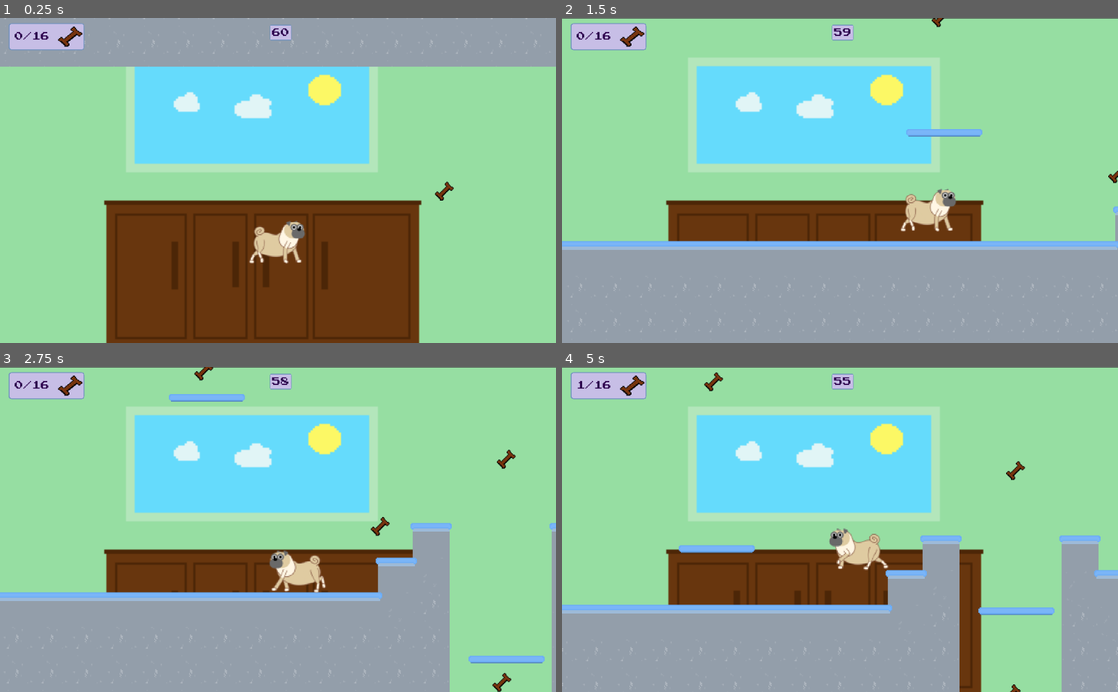
Above: before the commit, frames 1-4 (two rows, left to right).
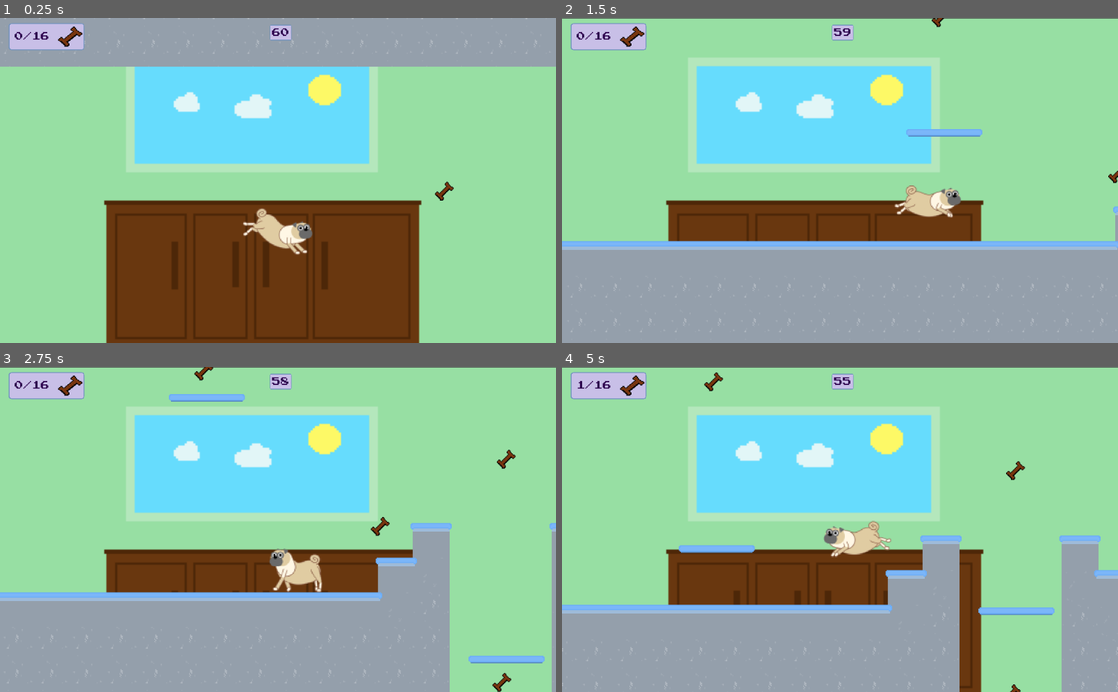
Above: after the commit, the same moments.

Repository: jakeparmstrong/Project-Ted
Game: Godot game, scene res://Levels/Kitchen/Kitchen.tscn
The game is run twice, just before and just after one commit, with the same random seed, the same clock (stepped at 60 frames per second) and the same inputs.
Inputs:
- Up to frame 1 (0.25 s): no input
- Up to frame 2 (1.5 s): hold Space (player_jump) 0.53-1.28 s; hold Right (ui_right) from 0.53 s (still down); tap Space (player_jump) at 1.35 s
- Up to frame 3 (2.75 s): tap Space (player_jump) at 1.52, 1.82 s; release Right (ui_right) at 2.03 s; hold Left (ui_left) from 2.03 s (still down); hold Space (player_jump) from 2.03 s (still down)
- Up to frame 4 (5 s): release Left (ui_left) at 2.78 s; release Space (player_jump) at 2.78 s; hold Right (ui_right) 2.78-4.28 s; tap Space (player_jump) at 2.85, 3.02, 3.32, 4.35, 4.52, 4.82 s; hold Space (player_jump) 3.53-4.28 s; hold Left (ui_left) from 4.28 s (still down)

The runs differ from the first frame. In frame 1, 1.0% of the frame differs, in the area x 43-57%, y 58-76%; in frame 2, 0.8%; in frame 3, 0.4%; in frame 4, 0.9%.

Commit message:
added player state machine and jump animation

Diff:
--- a/Levels/Kitchen/MovingPlatform.tscn
+++ b/Levels/Kitchen/MovingPlatform.tscn
@@ -21,8 +21,10 @@
 
 [node name="StaticBody2D" type="StaticBody2D" parent="TileMap"]
 scale = Vector2( 25.5765, 0.746845 )
+collision_layer = 3
 
 [node name="CollisionShape2D" type="CollisionShape2D" parent="TileMap/StaticBody2D"]
 position = Vector2( 0, 9.37276 )
-scale = Vector2( 1, 1 )
+rotation = -6.28318
 shape = SubResource( 1 )
+one_way_collision_margin = 4.7
--- a/Ted/Ted.gd
+++ b/Ted/Ted.gd
@@ -12,10 +12,18 @@
 var allow_jump = true
 var max_jump_length_s = 1.5
 var has_landed = true
+var state
 
 onready var JumpSound = get_node("JumpSound")
 onready var PlopSound = get_node("PlopSound")
 
+enum state_list{
+	idle,
+	walking,
+	windup,
+	jumping,
+	falling,
+}
 
 func _ready() -> void:
 	moving_right = true
@@ -23,44 +31,58 @@
 func get_input(delta):
 	if Input.is_action_just_pressed("ui_pause"):
 		emit_signal("pause_game")
-	if Input.is_action_pressed("ui_right"):
+	if Input.is_action_pressed("player_walk_right"):
+		if state == state_list.idle:
+			state = state_list.walking
+			$AnimatedSprite.play("ted_walks")
 		moving_right = true
 		if velocity.x < walk_speed:
 			velocity.x += walk_accel * delta
-		$AnimatedSprite.play("ted_walks")
-	elif Input.is_action_pressed("ui_left"):
+	elif Input.is_action_pressed("player_walk_left"):
+		if state == state_list.idle:
+			state = state_list.walking
+			$AnimatedSprite.play("ted_walks")
 		moving_right = false
-		$AnimatedSprite.play("ted_walks")
 		if velocity.x > -walk_speed:
 			velocity.x -= walk_accel * delta
 	else:
-		$AnimatedSprite.play("ted_stands")
 		if velocity.x != 0:
-			velocity.x /= 10
+			velocity.x /=  1.5
+		if state == state_list.walking:
+			state = state_list.idle
+			$AnimatedSprite.play("ted_stands")
+	if Input.is_action_pressed("player_jump") and jump_button_timer < 0.2 and allow_jump:
+		if Input.is_action_just_pressed("player_jump"):
+			if state == state_list.idle or state == state_list.walking:
+				state = state_list.windup
+				$AnimatedSprite.play("ted_jump_windup")
+				JumpSound.play()
+		jump_button_timer += delta
+		velocity.y -= gravity_scale * (jump_multiplier - 1)
+	if is_on_floor() and !Input.is_action_pressed("player_jump"):
+		allow_jump = true
+		jump_button_timer = 0
+	if jump_button_timer > max_jump_length_s:
+		allow_jump = false
+	if !is_on_floor() and !Input.is_action_pressed("player_jump"):
+		allow_jump = false
 	if not moving_right:
 		$AnimatedSprite.set_flip_h(true)
 	else:
 		$AnimatedSprite.set_flip_h(false)
-	if Input.is_action_pressed("player_jump") and jump_button_timer < 0.2 and allow_jump:
-		if Input.is_action_just_pressed("player_jump"):
-			JumpSound.play()
-		jump_button_timer += delta
-		velocity.y -= gravity_scale * (jump_multiplier - 1)
-	if jump_button_timer > max_jump_length_s:
-		allow_jump = false
-	if !is_on_floor() and !Input.is_action_pressed("player_jump"):
-		allow_jump = false
-	if just_landed():
-		PlopSound.play()
-
 
 func _physics_process(delta: float) -> void:
 	velocity.y = gravity_scale
 	get_input(delta)
+# warning-ignore:return_value_discarded
 	move_and_slide(velocity, Vector2(0, -1))
-	if is_on_floor() and !Input.is_action_pressed("player_jump"):
-		allow_jump = true
-		jump_button_timer = 0
+	if just_landed():
+		state = state_list.idle
+		$AnimatedSprite.play("ted_stands")
+		PlopSound.play()
+	if !is_on_floor() and velocity.y > 0:
+		state = state_list.falling
+		$AnimatedSprite.play("ted_falling")
 
 func just_landed():
 	var retVal = false
@@ -70,3 +92,8 @@
 	if !is_on_floor():
 		has_landed = false
 	return retVal
+
+func _on_AnimatedSprite_animation_finished() -> void:
+	if state == state_list.windup:
+		state = state_list.jumping
+		$AnimatedSprite.play("ted_jump_up")
--- a/Ted/Ted.tscn
+++ b/Ted/Ted.tscn
@@ -1,5 +1,6 @@
-[gd_scene load_steps=16 format=2]
+[gd_scene load_steps=31 format=2]
 
+[ext_resource path="res://Ted/TedJump/TED JUMP/JUMP_020.png" type="Texture" id=1]
 [ext_resource path="res://Ted/Ted.gd" type="Script" id=2]
 [ext_resource path="res://Audio/jump.wav" type="AudioStream" id=3]
 [ext_resource path="res://Audio/plop.wav" type="AudioStream" id=4]
@@ -13,6 +14,20 @@
 [ext_resource path="res://Ted/TedWalk/TED WALK/TED_WALK_06.png" type="Texture" id=12]
 [ext_resource path="res://Ted/TedWalk/TED WALK/TED_WALK_07.png" type="Texture" id=13]
 [ext_resource path="res://Ted/TedWalk/TED WALK/TED_WALK_09.png" type="Texture" id=14]
+[ext_resource path="res://Ted/TedJump/TED JUMP/JUMP_023.png" type="Texture" id=15]
+[ext_resource path="res://Ted/TedJump/TED JUMP/JUMP_024.png" type="Texture" id=16]
+[ext_resource path="res://Ted/TedJump/TED JUMP/JUMP_028.png" type="Texture" id=17]
+[ext_resource path="res://Ted/TedJump/TED JUMP/JUMP_018.png" type="Texture" id=18]
+[ext_resource path="res://Ted/TedJump/TED JUMP/JUMP_021.png" type="Texture" id=19]
+[ext_resource path="res://Ted/TedJump/TED JUMP/JUMP_017.png" type="Texture" id=20]
+[ext_resource path="res://Ted/TedJump/TED JUMP/JUMP_025.png" type="Texture" id=21]
+[ext_resource path="res://Ted/TedJump/TED JUMP/JUMP_026.png" type="Texture" id=22]
+[ext_resource path="res://Ted/TedJump/TED JUMP/JUMP_019.png" type="Texture" id=23]
+[ext_resource path="res://Ted/TedJump/TED JUMP/JUMP_029.png" type="Texture" id=24]
+[ext_resource path="res://Ted/TedJump/TED JUMP/JUMP_022.png" type="Texture" id=25]
+[ext_resource path="res://Ted/TedJump/TED JUMP/JUMP_027.png" type="Texture" id=26]
+[ext_resource path="res://Ted/TedJump/TED JUMP/JUMP_016.png" type="Texture" id=27]
+[ext_resource path="res://Ted/TedJump/TED JUMP/JUMP_030.png" type="Texture" id=28]
 
 [sub_resource type="CapsuleShape2D" id=1]
 radius = 0.928609
@@ -23,17 +38,33 @@
 "frames": [ ExtResource( 6 ), ExtResource( 11 ), ExtResource( 7 ), ExtResource( 8 ), ExtResource( 5 ), ExtResource( 12 ), ExtResource( 13 ), ExtResource( 10 ), ExtResource( 14 ), ExtResource( 9 ) ],
 "loop": true,
 "name": "ted_walks",
-"speed": 5.0
+"speed": 45.0
 }, {
 "frames": [ ExtResource( 8 ) ],
-"loop": true,
+"loop": false,
 "name": "ted_stands",
-"speed": 10.0
+"speed": 1.0
+}, {
+"frames": [ ExtResource( 16 ), ExtResource( 21 ), ExtResource( 22 ), ExtResource( 26 ), ExtResource( 17 ), ExtResource( 24 ), ExtResource( 28 ) ],
+"loop": false,
+"name": "ted_falling",
+"speed": 35.0
+}, {
+"frames": [ ExtResource( 27 ), ExtResource( 20 ), ExtResource( 18 ) ],
+"loop": false,
+"name": "ted_jump_windup",
+"speed": 35.0
+}, {
+"frames": [ ExtResource( 23 ), ExtResource( 1 ), ExtResource( 19 ), ExtResource( 25 ), ExtResource( 15 ) ],
+"loop": false,
+"name": "ted_jump_up",
+"speed": 35.0
 } ]
 
 [node name="Ted" type="KinematicBody2D" groups=[
 "player",
 ]]
+collision_mask = 3
 script = ExtResource( 2 )
 __meta__ = {
 "_edit_group_": true
@@ -45,17 +76,19 @@
 shape = SubResource( 1 )
 
 [node name="AnimatedSprite" type="AnimatedSprite" parent="."]
+position = Vector2( 0, -1 )
 scale = Vector2( 0.25, 0.25 )
 frames = SubResource( 2 )
-animation = "ted_walks"
-frame = 7
-speed_scale = 7.0
+animation = "ted_jump_windup"
+frame = 2
 playing = true
 
 [node name="JumpSound" type="AudioStreamPlayer" parent="."]
 pause_mode = 2
 stream = ExtResource( 3 )
+volume_db = -6.75
 
 [node name="PlopSound" type="AudioStreamPlayer" parent="."]
 stream = ExtResource( 4 )
 volume_db = -16.103
+[connection signal="animation_finished" from="AnimatedSprite" to="." method="_on_AnimatedSprite_animation_finished"]
--- a/project.godot
+++ b/project.godot
@@ -30,6 +30,7 @@
 player_jump={
 "deadzone": 0.5,
 "events": [ Object(InputEventKey,"resource_local_to_scene":false,"resource_name":"","device":0,"alt":false,"shift":false,"control":false,"meta":false,"command":false,"pressed":false,"scancode":32,"unicode":0,"echo":false,"script":null)
+, Object(InputEventKey,"resource_local_to_scene":false,"resource_name":"","device":0,"alt":false,"shift":false,"control":false,"meta":false,"command":false,"pressed":false,"scancode":87,"unicode":0,"echo":false,"script":null)
  ]
 }
 ui_pause={
@@ -37,8 +38,25 @@
 "events": [ Object(InputEventKey,"resource_local_to_scene":false,"resource_name":"","device":0,"alt":false,"shift":false,"control":false,"meta":false,"command":false,"pressed":false,"scancode":16777217,"unicode":0,"echo":false,"script":null)
  ]
 }
+player_walk_left={
+"deadzone": 0.5,
+"events": [ Object(InputEventKey,"resource_local_to_scene":false,"resource_name":"","device":0,"alt":false,"shift":false,"control":false,"meta":false,"command":false,"pressed":false,"scancode":16777231,"unicode":0,"echo":false,"script":null)
+, Object(InputEventKey,"resource_local_to_scene":false,"resource_name":"","device":0,"alt":false,"shift":false,"control":false,"meta":false,"command":false,"pressed":false,"scancode":65,"unicode":0,"echo":false,"script":null)
+ ]
+}
+player_walk_right={
+"deadzone": 0.5,
+"events": [ Object(InputEventKey,"resource_local_to_scene":false,"resource_name":"","device":0,"alt":false,"shift":false,"control":false,"meta":false,"command":false,"pressed":false,"scancode":16777233,"unicode":0,"echo":false,"script":null)
+, Object(InputEventKey,"resource_local_to_scene":false,"resource_name":"","device":0,"alt":false,"shift":false,"control":false,"meta":false,"command":false,"pressed":false,"scancode":68,"unicode":0,"echo":false,"script":null)
+ ]
+}
+
+[layer_names]
+
+2d_physics/layer_2="platform"
 
 [rendering]
 
+quality/driver/driver_name="GLES2"
 quality/2d/use_pixel_snap=true
 environment/default_environment="res://default_env.tres"
Not shown: 1 places in Levels/Kitchen/Kitchen.tscn that only renumber resources
Binary file added: Ted/TedJump/TED JUMP/JUMP_016.png
Not shown, added: Ted/TedJump/TED JUMP/JUMP_016.png.import
Binary file added: Ted/TedJump/TED JUMP/JUMP_017.png
Not shown, added: Ted/TedJump/TED JUMP/JUMP_017.png.import
Binary file added: Ted/TedJump/TED JUMP/JUMP_018.png
Not shown, added: Ted/TedJump/TED JUMP/JUMP_018.png.import
Binary file added: Ted/TedJump/TED JUMP/JUMP_019.png
Not shown, added: Ted/TedJump/TED JUMP/JUMP_019.png.import
Binary file added: Ted/TedJump/TED JUMP/JUMP_020.png
Not shown, added: Ted/TedJump/TED JUMP/JUMP_020.png.import
Binary file added: Ted/TedJump/TED JUMP/JUMP_021.png
(and 37 more such lines)
